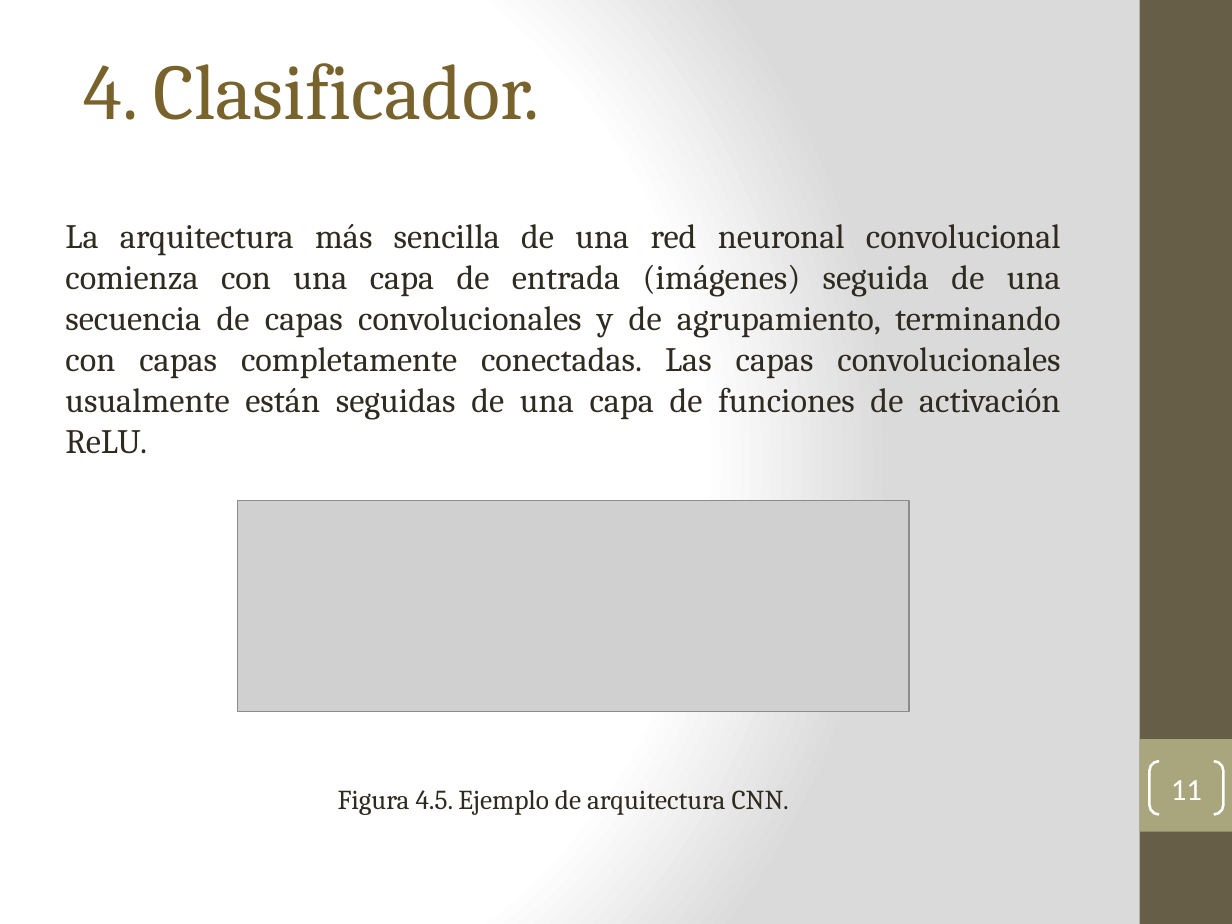
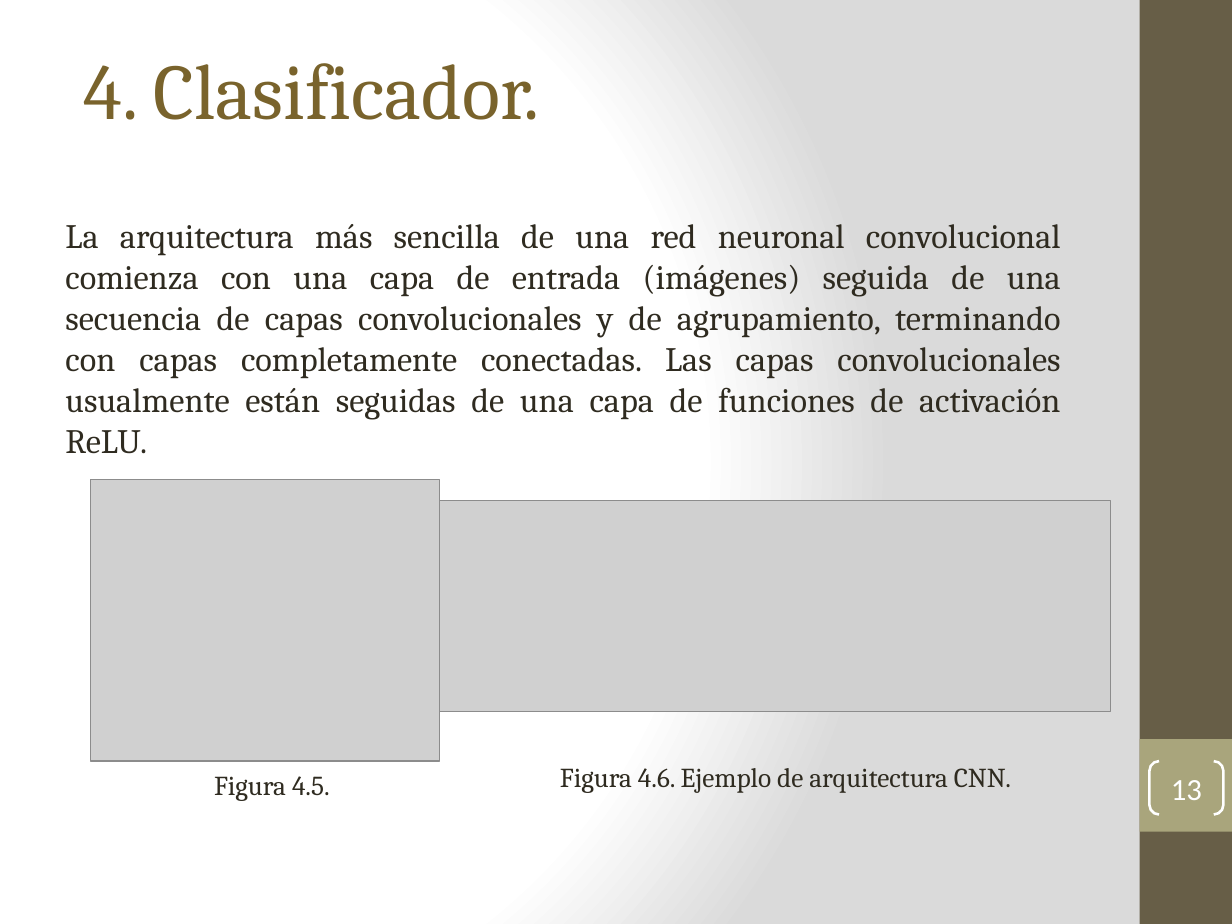
Before and after one commit to earredondo/PlantDiseaseDetection, a slide deck: slide 13 of technicalReport/tt2/presentacionTT2-v1.0.pptx (slide 11 before the commit). Drawn at 1232x924 pixels with LibreOffice and Linux fonts; fonts in the diff are those of the drawing; grey boxes stand for pictures. Boxes give left, top, right and bottom in pixels: in the first picture for what was removed or moved away, otherwise in the second. Text is boxed around its words. In the diff, an @@ line names an element or a change of style, - is before the commit and + after.

```diff
--- a/technicalReport/tt2/presentacionTT2-v1.0.pptx
+++ b/technicalReport/tt2/presentacionTT2-v1.0.pptx
@@ picture added at (90,479,439,761) @@
@@ picture: place and size @@
-picture at (238,500,909,711)
+picture at (440,500,1111,711)
@@ text added at (214,776,330,801), 16 pt, text #2F2B20 @@
+Figura 4.5.
@@ text at (560,768,1011,793): text changed @@
-Figura 4.5. Ejemplo de arquitectura CNN.
+Figura 4.6. Ejemplo de arquitectura CNN.
@@ page number at (1171,780,1202,800): text changed @@
-11
+13
```
Also in this commit, not shown: 15 other slides changed, 5 slides added, 1 slide removed, 1 other file.
